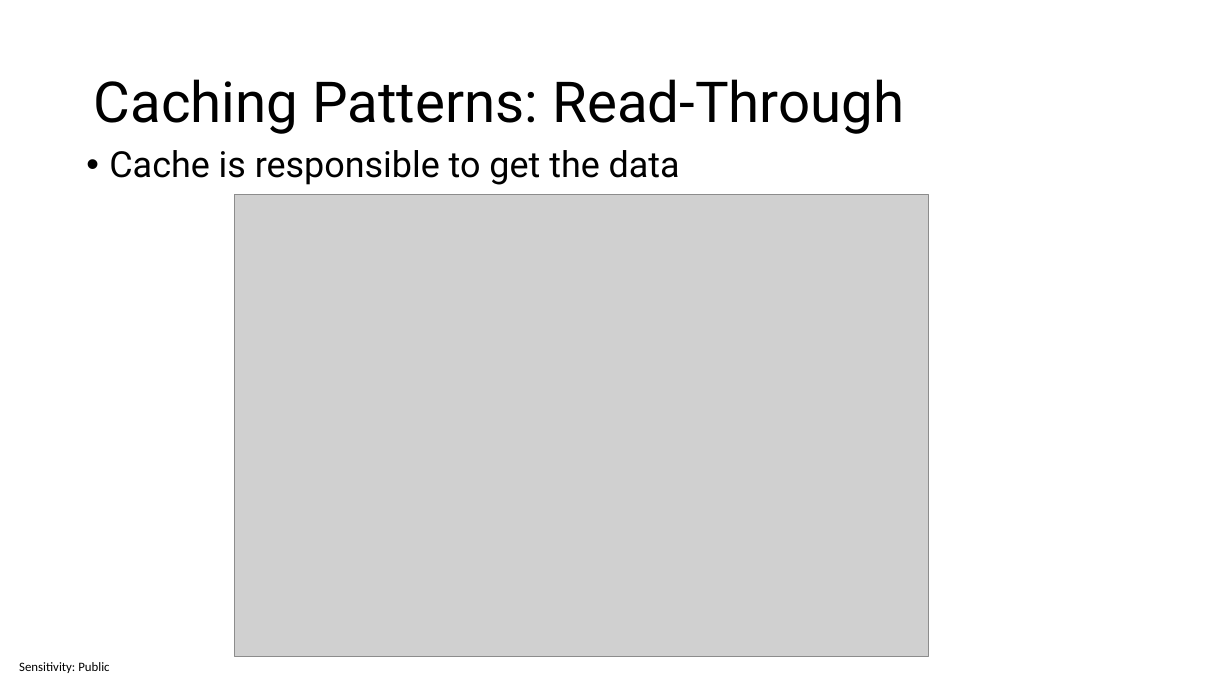
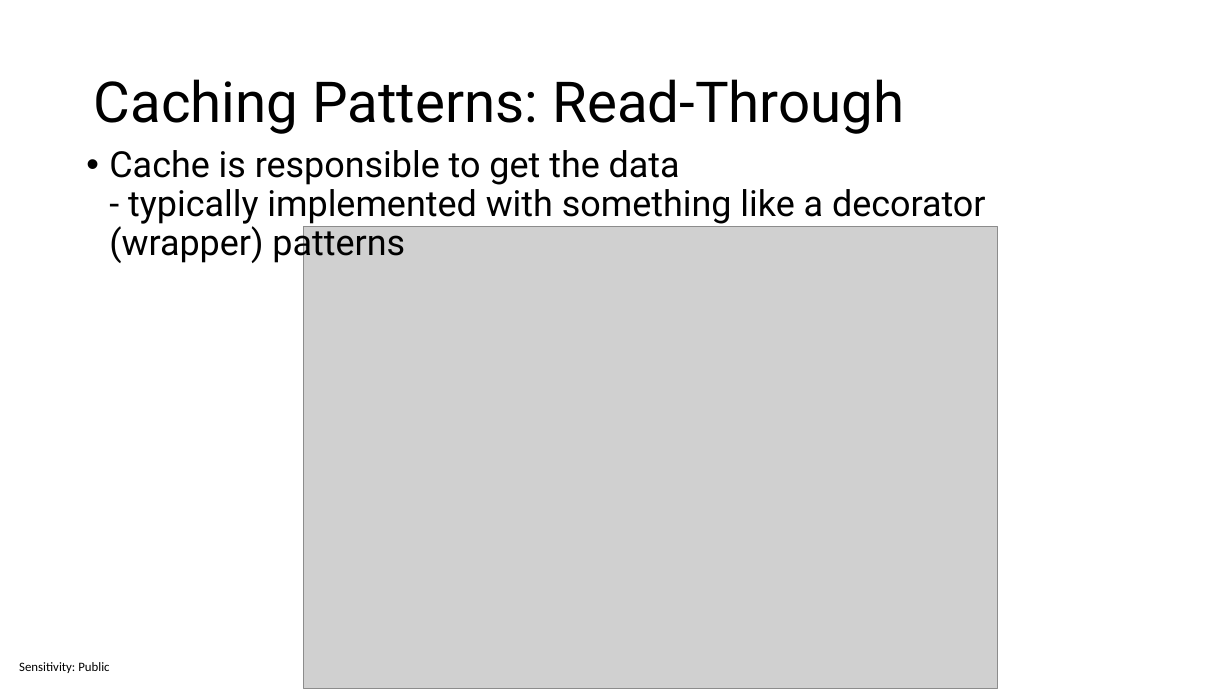
Before and after one commit to sabbadino/cache-like-a-pro-fusion-cache, a slide deck: slide 19 of cache-like-a-pro.pptx. Drawn at 1232x693 pixels with LibreOffice and Linux fonts; fonts in the diff are those of the drawing; grey boxes stand for pictures. Boxes give left, top, right and bottom in pixels: in the first picture for what was removed or moved away, otherwise in the second. Text is boxed around its words. In the diff, an @@ line names an element or a change of style, - is before the commit and + after.

```diff
--- a/cache-like-a-pro.pptx
+++ b/cache-like-a-pro.pptx
@@ text at box(109, 150, 985, 264): text changed @@
-• Cache is responsible to get the data
+• Cache is responsible to get the data
+  - typically implemented with something like a decorator (wrapper) patterns
@@ picture: place and size @@
-picture at box(235, 195, 930, 657)
+picture at box(303, 226, 998, 689)
```
Also in this commit, not shown: 8 other slides changed.
